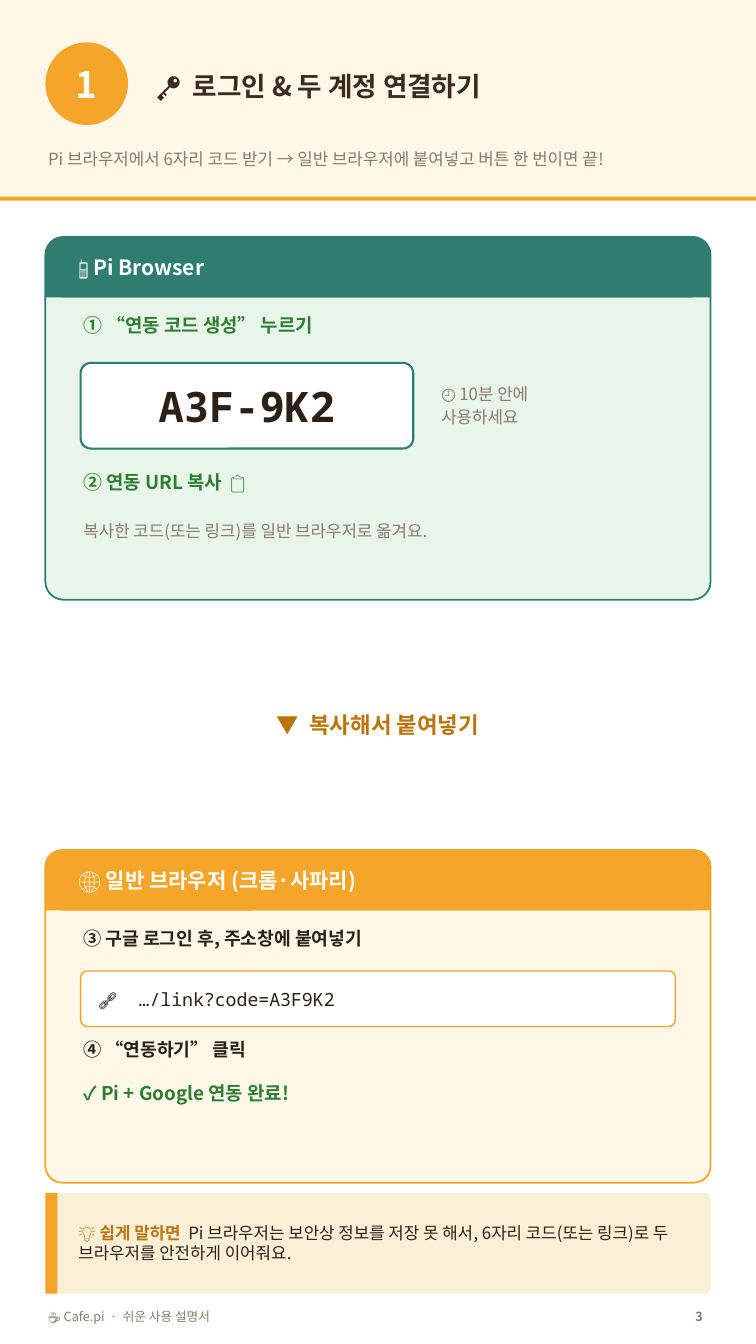
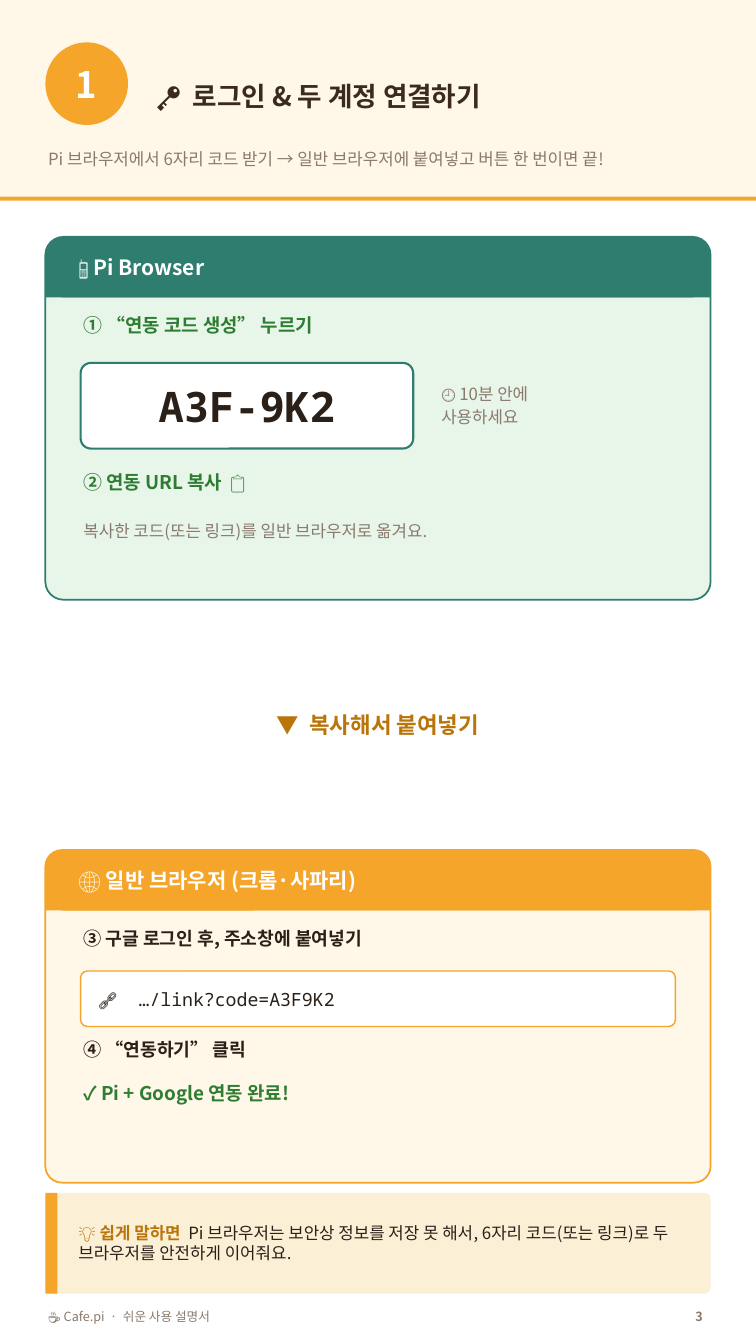
Before and after one commit to anakinwon/loginpi, a slide deck: slide 3 of docs/Cafe.pi_쉬운_사용자매뉴얼_세로.pptx. Drawn at 756x1344 pixels with LibreOffice and Linux fonts; fonts in the diff are those of the drawing. Boxes give left, top, right and bottom in pixels: in the first picture for what was removed or moved away, otherwise in the second. Text is boxed around its words. In the diff, an @@ line names an element or a change of style, - is before the commit and + after.

```diff
--- a/docs/Cafe.pi_쉬운_사용자매뉴얼_세로.pptx
+++ b/docs/Cafe.pi_쉬운_사용자매뉴얼_세로.pptx
@@ text "🔑 로그인 & 두 계정 ...": place and size @@
-text "🔑 로그인 & 두 계정 ..." at <box>193,73,481,99</box>
+text "🔑 로그인 & 두 계정 ..." at <box>193,83,481,109</box>
```
Also in this commit, not shown: 5 other slides changed.
